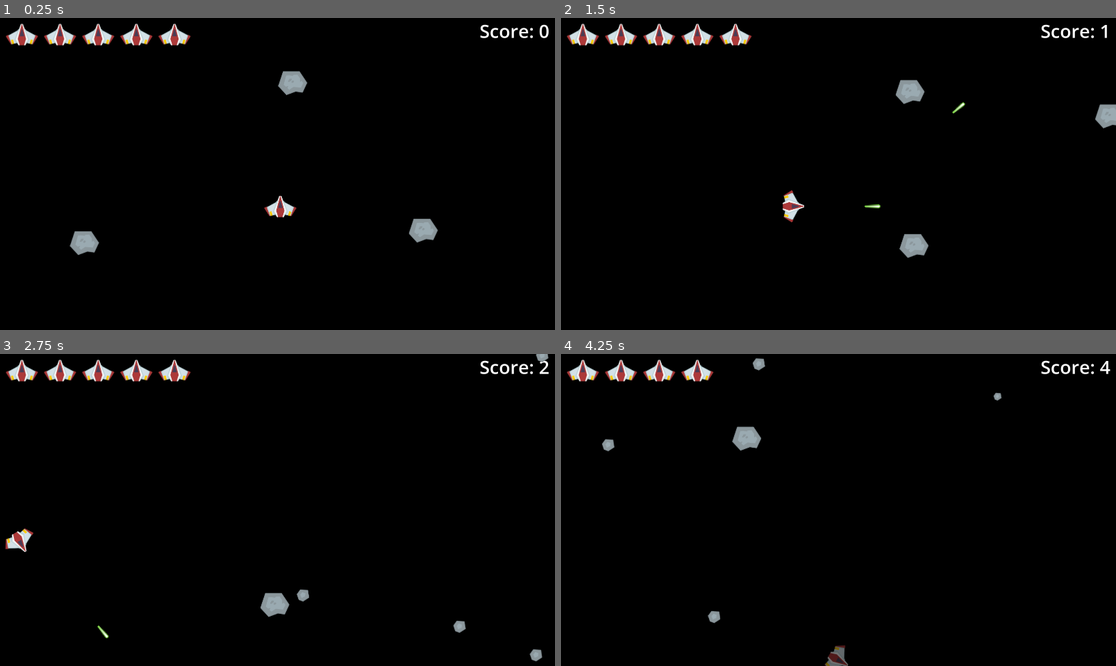
Above: before the commit, frames 1-4 (two rows, left to right).
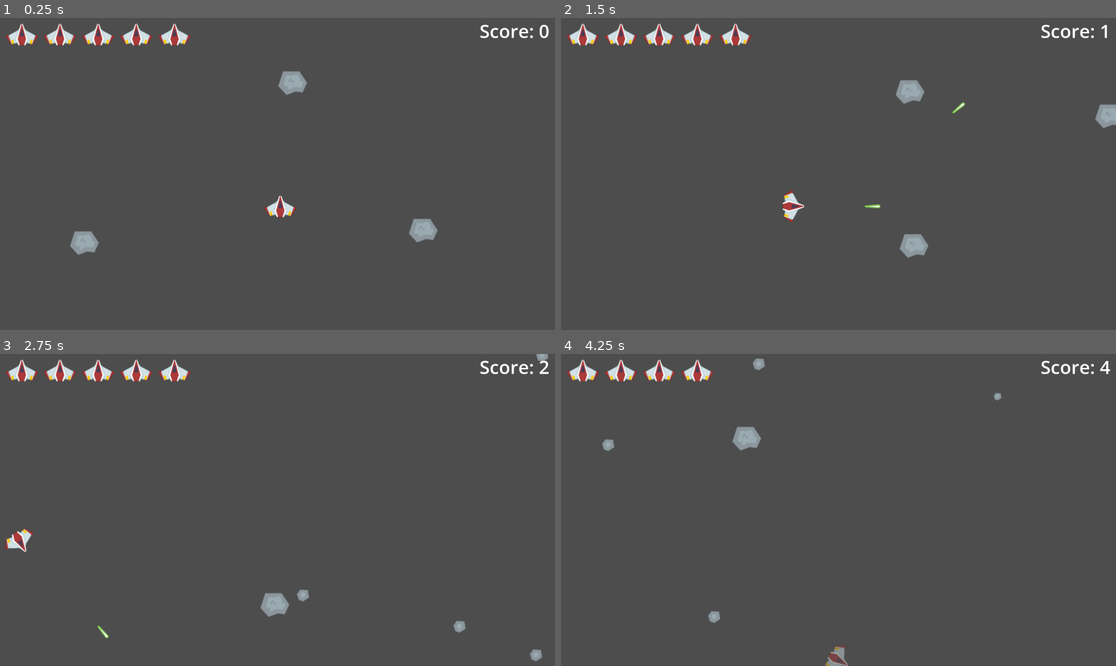
Above: after the commit, the same moments.

Repository: Dripcoding/godot-asteroids
Game: Godot game, scene res://game.tscn
Two runs of this game, one before a commit and one after it. Both use one fixed random seed, a clock stepped at 60 frames per second and the inputs below.
Inputs:
- Up to frame 1 (0.25 s): no input
- Up to frame 2 (1.5 s): hold D (right) 0.53-1.28 s; tap Space (shoot) at 0.6, 1.35 s; hold S (down) from 1.28 s (still down)
- Up to frame 3 (2.75 s): release S (down) at 2.03 s; hold D (right) from 2.03 s (still down); tap Space (shoot) at 2.1 s
- Up to frame 4 (4.25 s): release D (right) at 2.78 s; hold W (up) 2.78-3.53 s; tap Space (shoot) at 2.85, 3.6 s; hold A (left) from 3.53 s (still down)

The runs differ from the first frame. In frame 1, 98% of the frame differs, in the area x 0-100%, y 0-100%; in frame 2, 98%; in frame 3, 98%; in frame 4, 99%.

Commit message:
fix issue where game elements render over hud

Diff:
--- a/game.tscn
+++ b/game.tscn
@@ -8,15 +8,7 @@
 script = ExtResource("1_feb5d")
 
 [node name="UI" type="CanvasLayer" parent="." unique_id=1457391021]
-layer = -1
-
-[node name="ColorRect" type="ColorRect" parent="UI" unique_id=470836243]
-anchors_preset = 15
-anchor_right = 1.0
-anchor_bottom = 1.0
-grow_horizontal = 2
-grow_vertical = 2
-color = Color(0, 0, 0, 1)
+layer = 0
 
 [node name="MarginContainer" type="MarginContainer" parent="UI" unique_id=1172434103]
 theme_override_constants/margin_left = 20
@@ -26,6 +18,7 @@
 
 [node name="HealthContainer" type="HBoxContainer" parent="UI/MarginContainer" unique_id=1843153775]
 unique_name_in_owner = true
+z_index = 1
 layout_mode = 2
 size_flags_horizontal = 0
 size_flags_vertical = 4
@@ -52,6 +45,7 @@
 
 [node name="ScoreLabel" type="Label" parent="UI/MarginContainer2/HBoxContainer" unique_id=1795193942]
 unique_name_in_owner = true
+z_index = 1
 layout_mode = 2
 size_flags_horizontal = 8
 theme_override_font_sizes/font_size = 64
